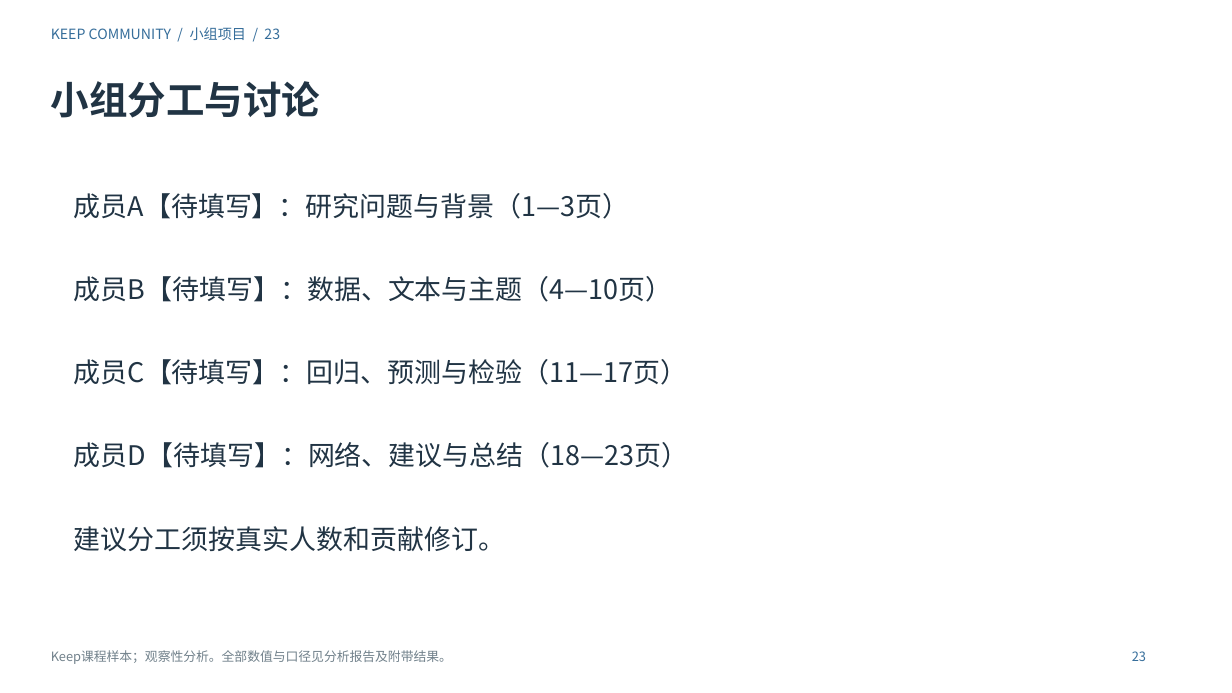
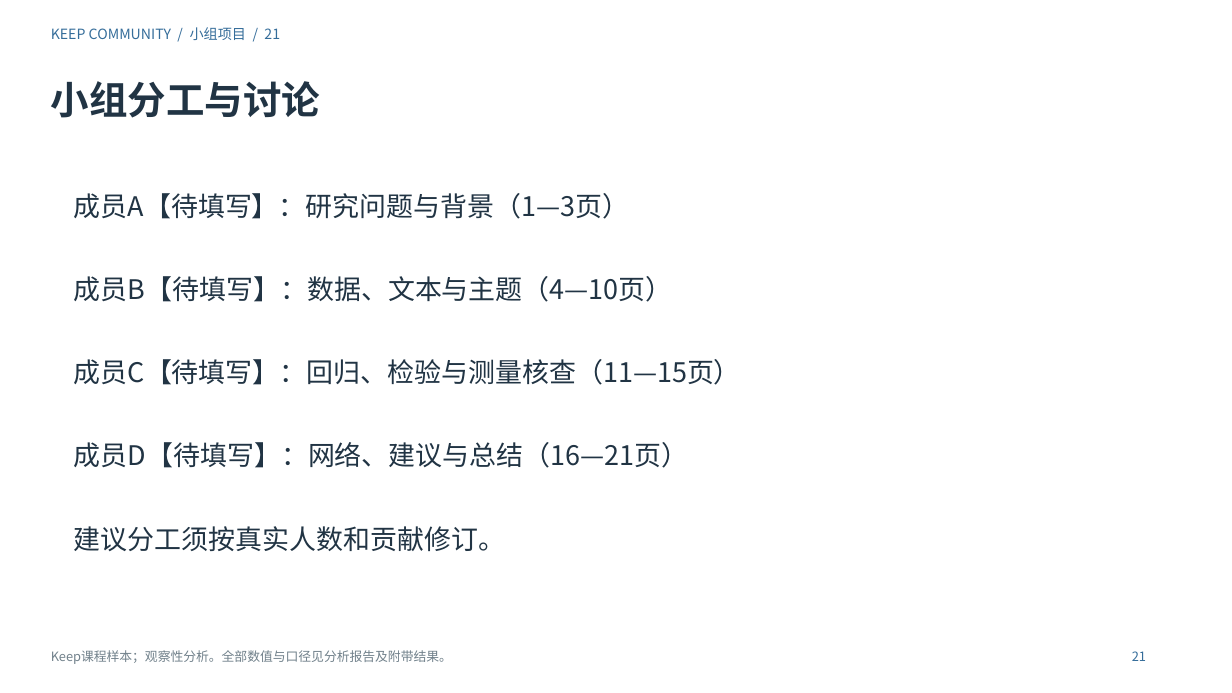
Before and after one commit to Charlie-ChenLin/keep-community-analysis, a slide deck: slide 21 of 演示文稿.pptx (slide 23 before the commit). Drawn at 1232x693 pixels with LibreOffice and Linux fonts; fonts in the diff are those of the drawing. Boxes give left, top, right and bottom in pixels: in the first picture for what was removed or moved away, otherwise in the second. Text is boxed around its words. In the diff, an @@ line names an element or a change of style, - is before the commit and + after.

```diff
--- a/演示文稿.pptx
+++ b/演示文稿.pptx
@@ text at <box>51,27,280,40</box>: text changed @@
-KEEP COMMUNITY / 小组项目 / 23
+KEEP COMMUNITY / 小组项目 / 21
@@ text at <box>74,359,741,468</box>: text changed @@
-成员C【待填写】：回归、预测与检验（11—17页）
-成员D【待填写】：网络、建议与总结（18—23页）
+成员C【待填写】：回归、检验与测量核查（11—15页）
+成员D【待填写】：网络、建议与总结（16—21页）
@@ text at <box>1132,651,1146,661</box>: text changed @@
-23
+21
```
Also in this commit, not shown: 7 other slides changed, 2 slides removed, 31 other files.
